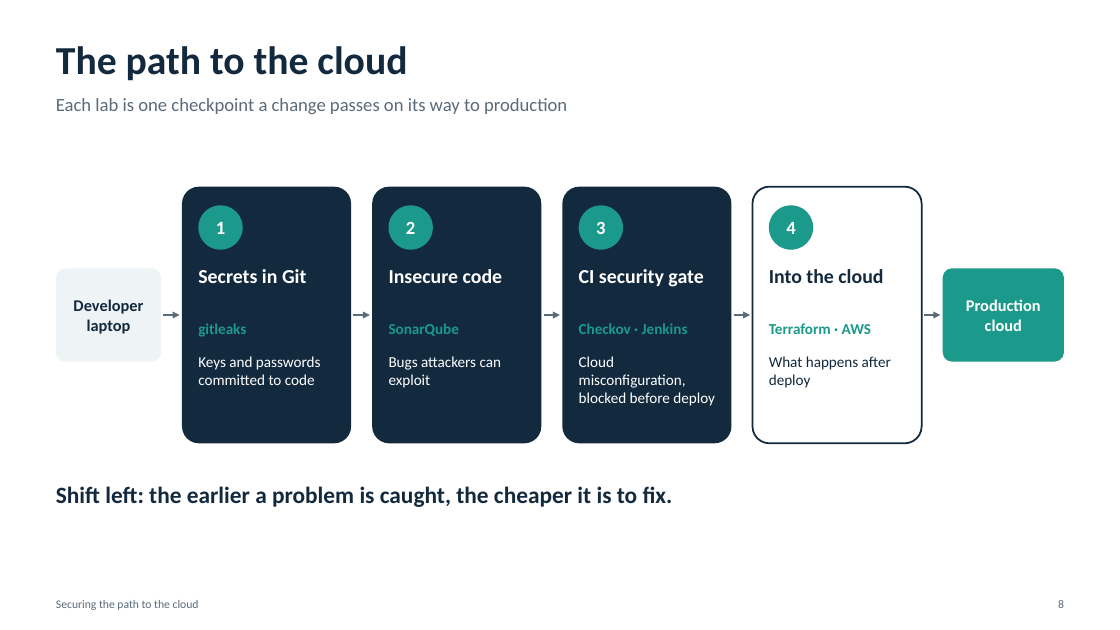
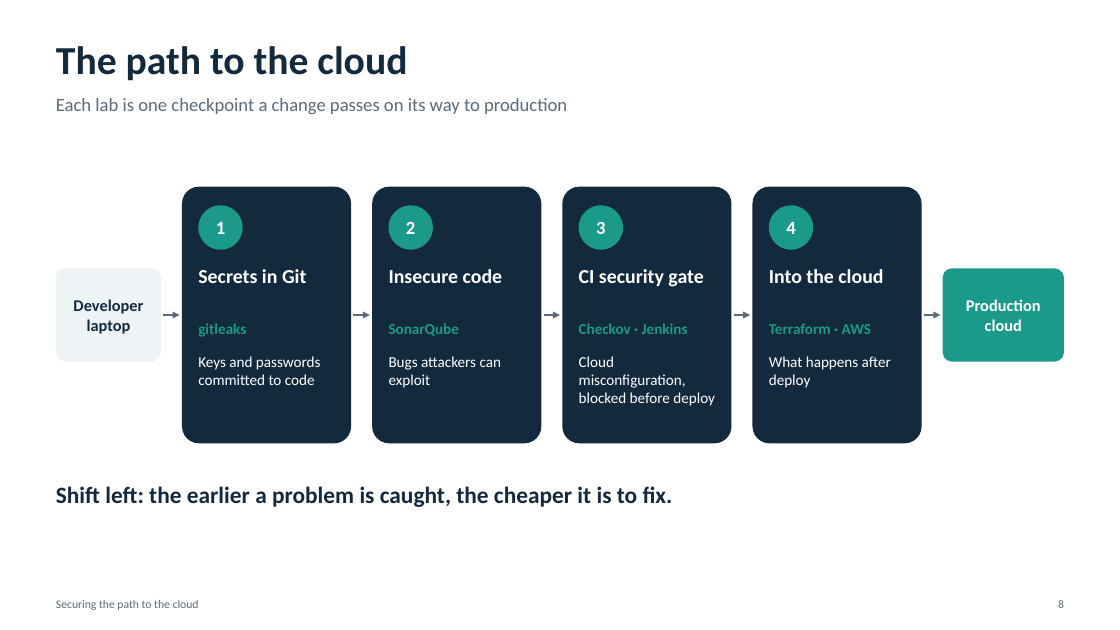
Before and after one commit to PrathameshChopade/MIT-Cloud-Demo, a slide deck: slide 8 of presentation/Securing-the-Path-to-the-Cloud.pptx. Drawn at 1120x630 pixels with LibreOffice and Linux fonts; fonts in the diff are those of the drawing. Boxes give left, top, right and bottom in pixels: in the first picture for what was removed or moved away, otherwise in the second. Text is boxed around its words. In the diff, an @@ line names an element or a change of style, - is before the commit and + after.

```diff
--- a/presentation/Securing-the-Path-to-the-Cloud.pptx
+++ b/presentation/Securing-the-Path-to-the-Cloud.pptx
@@ rounded rectangle at (753, 187, 922, 444): fill #FFFFFF to #13293D; outline #13293D 1.5 pt to none @@
@@ text "Into the cloud" at (769, 269, 883, 283): text colour #13293D to #FFFFFF @@
@@ text "What happens after deploy" at (769, 356, 891, 388): text colour #13293D to #FFFFFF @@
```
Also in this commit, not shown: 2 other slides changed, 5 slides added, 5 other files.
